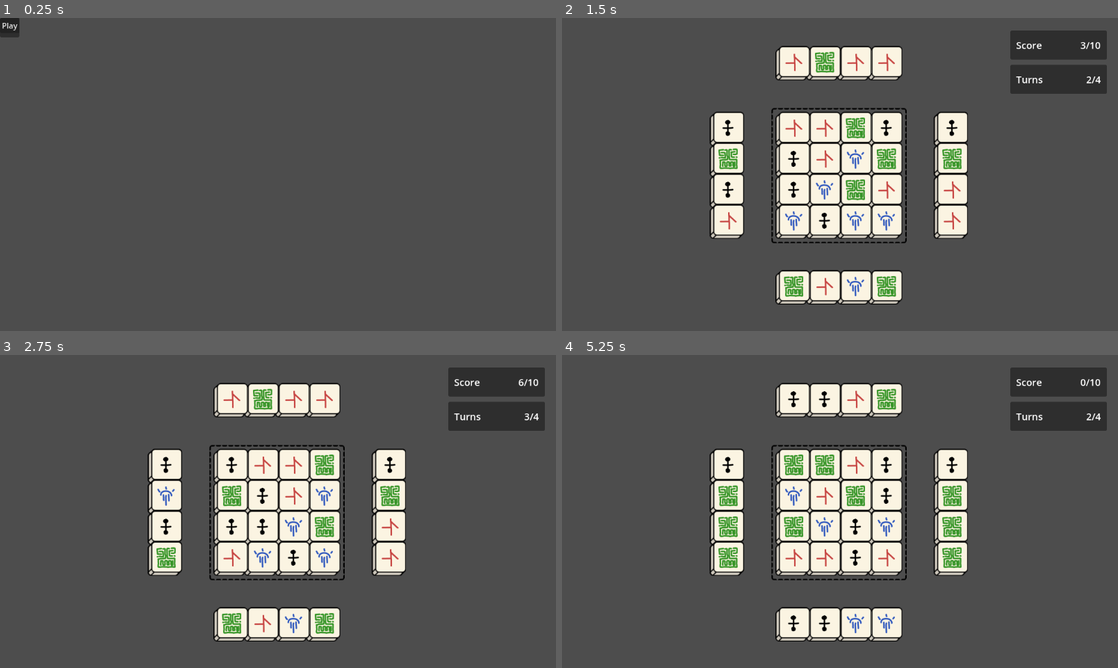
Above: before the commit, frames 1-4 (two rows, left to right).
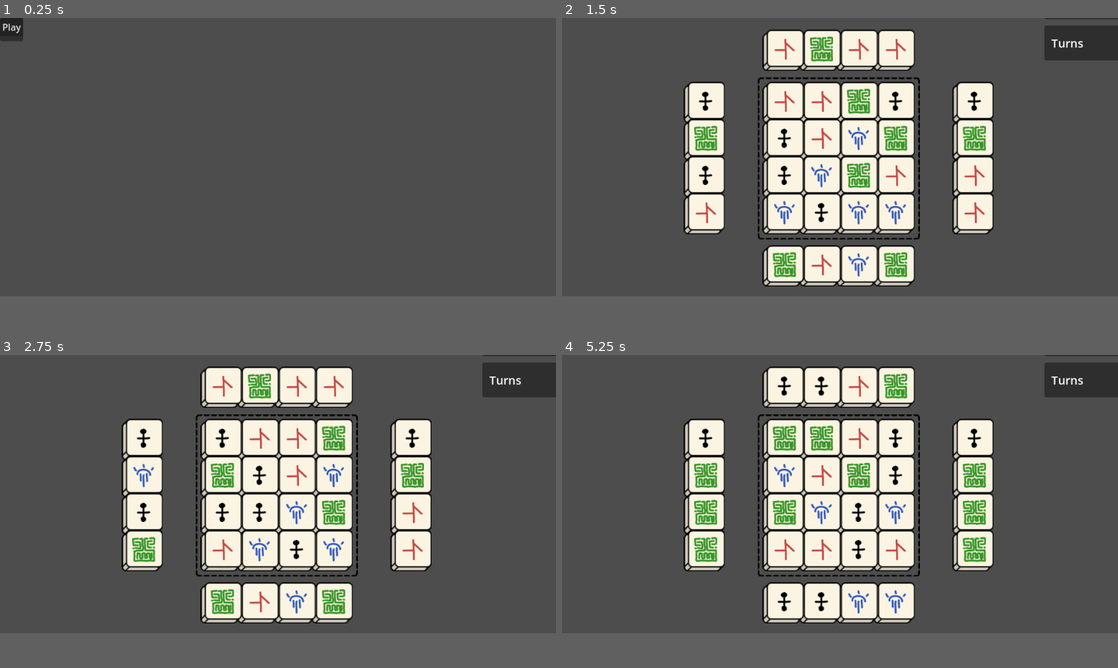
Above: after the commit, the same moments.

Repository: craigmjohnston/ld55
Game: Godot game, scene res://scenes/main.tscn
Two runs of this game, one before a commit and one after it. Both use one fixed random seed, a clock stepped at 60 frames per second and the inputs below.
Inputs:
- Up to frame 1 (0.25 s): no input
- Up to frame 2 (1.5 s): click "Play" at 0.5 s; tap Enter at 1.25 s; hold Right (right_upnext) from 1.28 s (still down); hold Space (new_tile) from 1.28 s (still down)
- Up to frame 3 (2.75 s): release Right (right_upnext) at 2.03 s; release Space (new_tile) at 2.03 s; hold Left (left_upnext) from 2.03 s (still down); tap Space (new_tile) at 2.1 s
- Up to frame 4 (5.25 s): tap Enter at 2.75, 5 s; release Left (left_upnext) at 2.78 s; hold Right (right_upnext) 2.78-3.53 s; hold Space (new_tile) 2.78-3.53 s; hold Down (bottom_upnext) 3.53-4.25 s; tap Space (new_tile) at 3.6 s; click "You lose, try again?" at 4.25 s; hold Left (left_upnext) from 5.03 s (still down); hold Space (new_tile) from 5.03 s (still down)
In our replay, the window is 800x450 before the commit and 800x400 after it. These sizes can differ from the game's own. Grey fills any space a smaller window leaves; there, only what the larger window draws over its background counts as a difference.

The runs differ from the first frame. In frame 1, 0.1% of the frame differs, in the area x 0-5%, y 0-8%; in frame 2, 29%; in frame 3, 29%; in frame 4, 29%, in the area x 21-100%, y 0-92%.

Commit message:
Adjust sizing of window

Diff:
--- a/project.godot
+++ b/project.godot
@@ -17,6 +17,8 @@
 
 [display]
 
+window/size/viewport_width=960
+window/size/viewport_height=480
 window/stretch/mode="viewport"
 
 [input]
--- a/scenes/game.tscn
+++ b/scenes/game.tscn
@@ -32,14 +32,14 @@
 tile_size = Vector2(128, 128)
 
 [node name="UpNextTop" type="Node2D" parent="."]
-position = Vector2(2.08165e-12, -136)
+position = Vector2(2.08165e-12, -90)
 script = ExtResource("1_5ruee")
 tile_scn = ExtResource("2_quhus")
 max_dimensions = Vector2i(10, 1)
 tile_size = Vector2(128, 128)
 
 [node name="UpNextBottom" type="Node2D" parent="."]
-position = Vector2(2.08165e-12, 328)
+position = Vector2(2.08165e-12, 282)
 script = ExtResource("1_5ruee")
 tile_scn = ExtResource("2_quhus")
 max_dimensions = Vector2i(10, 1)
